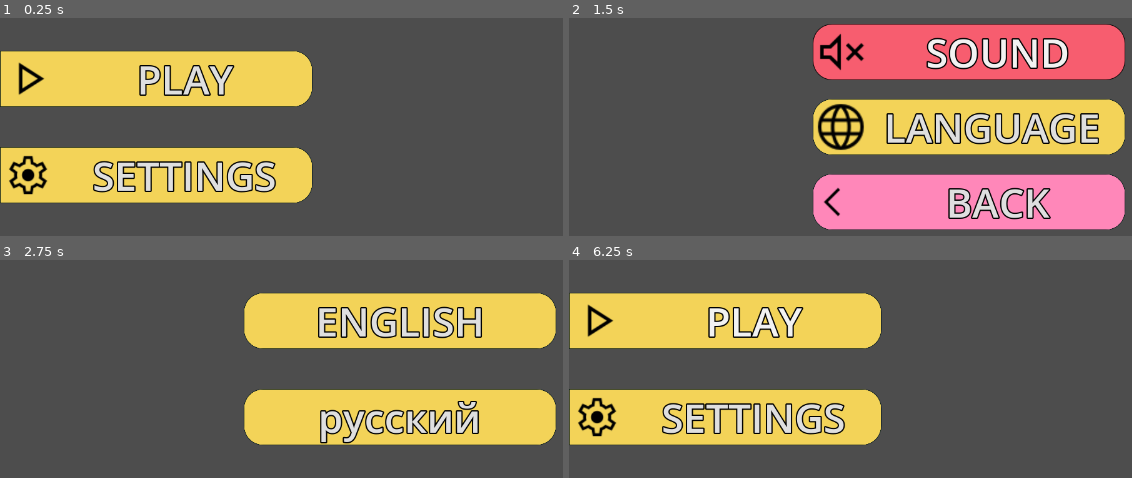
Above: before the commit, frames 1-4 (two rows, left to right).
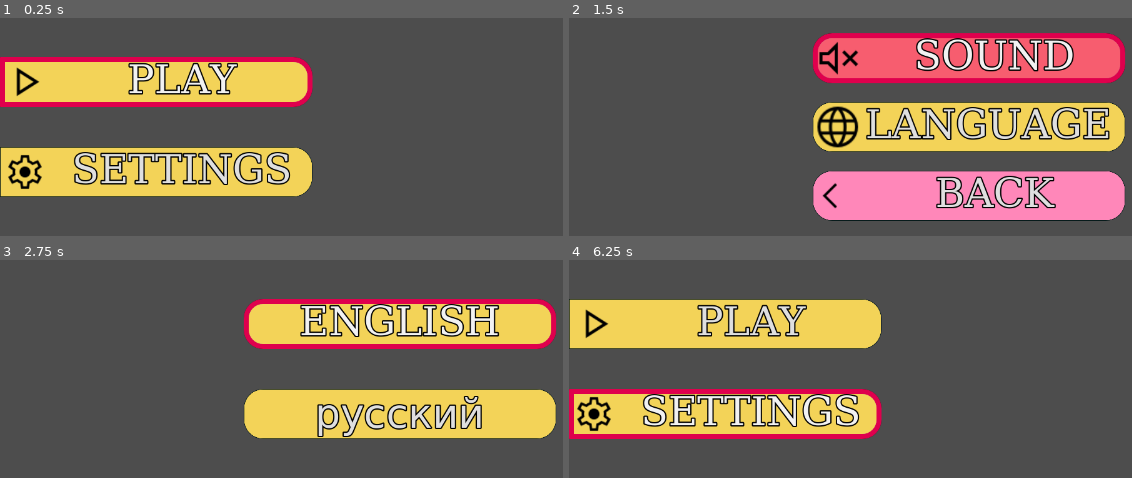
Above: after the commit, the same moments.

Repository: shahriarlabib000/simple_godot4_ui
Game: Godot game, scene res://UI/ui.tscn
The game is run twice, just before and just after one commit, with the same random seed, the same clock (stepped at 60 frames per second) and the same inputs.
Inputs:
- Up to frame 1 (0.25 s): no input
- Up to frame 2 (1.5 s): click "SETTINGS" at 0.5 s; click "SOUND" at 1.25 s
- Up to frame 3 (2.75 s): click "LANGUAGE" at 2 s
- Up to frame 4 (6.25 s): click "ENGLISH" at 2.75 s; click "BACK" at 3.5 s; click "PLAY" at 4.25 s; click "PLAY" at 5 s; tap Enter at 5.75 s; hold Up (ui_up) from 5.78 s (still down)

The runs differ from the first frame. In frame 1, 14% of the frame differs, in the area x 0-56%, y 15-85%; in frame 2, 23%, in the area x 43-99%, y 2-98%; in frame 3, 13%; in frame 4, 14%.

Commit message:
keyboard navigation

Diff:
--- a/UI/themes/btn_center.tres
+++ b/UI/themes/btn_center.tres
@@ -1,6 +1,19 @@
-[gd_resource type="Theme" load_steps=5 format=3 uid="uid://duygm3k1y8si4"]
+[gd_resource type="Theme" load_steps=6 format=3 uid="uid://duygm3k1y8si4"]
 
-[sub_resource type="StyleBoxEmpty" id="StyleBoxEmpty_8175r"]
+[sub_resource type="SystemFont" id="SystemFont_8175r"]
+font_names = PackedStringArray("Fantasy")
+
+[sub_resource type="StyleBoxFlat" id="StyleBoxFlat_8175r"]
+bg_color = Color(0.6, 0.6, 0.6, 0)
+border_width_left = 8
+border_width_top = 8
+border_width_right = 8
+border_width_bottom = 8
+border_color = Color(0.87559015, 0, 0.300205, 1)
+corner_radius_top_left = 30
+corner_radius_top_right = 30
+corner_radius_bottom_right = 30
+corner_radius_bottom_left = 30
 
 [sub_resource type="StyleBoxFlat" id="StyleBoxFlat_tmdbn"]
 bg_color = Color(0.9682891, 0.3635438, 0.4362196, 1)
@@ -37,7 +50,8 @@
 [resource]
 Button/constants/outline_size = 8
 Button/font_sizes/font_size = 64
-Button/styles/focus = SubResource("StyleBoxEmpty_8175r")
+Button/fonts/font = SubResource("SystemFont_8175r")
+Button/styles/focus = SubResource("StyleBoxFlat_8175r")
 Button/styles/hover = SubResource("StyleBoxFlat_tmdbn")
 Button/styles/normal = SubResource("StyleBoxFlat_wfqan")
 Button/styles/pressed = SubResource("StyleBoxFlat_d4qtx")
--- a/UI/themes/btn_left.tres
+++ b/UI/themes/btn_left.tres
@@ -1,6 +1,17 @@
-[gd_resource type="Theme" load_steps=5 format=3 uid="uid://cufj0uv2ocrn8"]
+[gd_resource type="Theme" load_steps=6 format=3 uid="uid://cufj0uv2ocrn8"]
 
-[sub_resource type="StyleBoxEmpty" id="StyleBoxEmpty_gbbud"]
+[sub_resource type="SystemFont" id="SystemFont_gbbud"]
+font_names = PackedStringArray("Fantasy")
+
+[sub_resource type="StyleBoxFlat" id="StyleBoxFlat_gbbud"]
+bg_color = Color(0.6, 0.6, 0.6, 0)
+border_width_left = 8
+border_width_top = 8
+border_width_right = 8
+border_width_bottom = 8
+border_color = Color(0.87559015, 0, 0.300205, 1)
+corner_radius_top_right = 30
+corner_radius_bottom_right = 30
 
 [sub_resource type="StyleBoxFlat" id="StyleBoxFlat_tmdbn"]
 bg_color = Color(0.9682891, 0.3635438, 0.4362196, 1)
@@ -31,7 +42,8 @@
 [resource]
 Button/constants/outline_size = 8
 Button/font_sizes/font_size = 64
-Button/styles/focus = SubResource("StyleBoxEmpty_gbbud")
+Button/fonts/font = SubResource("SystemFont_gbbud")
+Button/styles/focus = SubResource("StyleBoxFlat_gbbud")
 Button/styles/hover = SubResource("StyleBoxFlat_tmdbn")
 Button/styles/normal = SubResource("StyleBoxFlat_wfqan")
 Button/styles/pressed = SubResource("StyleBoxFlat_d4qtx")
--- a/UI/ui.gd
+++ b/UI/ui.gd
@@ -10,13 +10,35 @@
 func _ready() -> void:
 	%sound.button_pressed = sound_allowed
 	hide_all_ui()
-	$btns.show()
+	show_and_grab_child_focus(btns)
 
 	for child:Button in languageOptions.get_children():
 		child.pressed.connect(language_selected)
 
 	for node:Button in get_tree().get_nodes_in_group("ui_btn"):
-		node.pressed.connect(_play_ui_btn_sound)
+		node.pressed.connect(_ui_btn_pressed)
+
+
+func _unhandled_input(event: InputEvent) -> void:
+	if Input.is_anything_pressed():
+		var btn :Control = get_viewport().gui_get_focus_owner()
+		if btn:
+			var parent :Control = btn.get_parent()
+			var next_btn :Control = null
+			var idx :int = btn.get_index()
+			if event.is_action_pressed("ui_up"):
+				if parent.get_child_count()-1 >= idx-1:
+					next_btn = parent.get_child(idx-1)
+				else:
+					next_btn = parent.get_child(-1)
+			elif event.is_action_pressed("ui_down"):
+				if parent.get_child_count()-1 >= idx+1:
+					next_btn = parent.get_child(idx+1)
+				else:
+					next_btn = parent.get_child(0)
+			if next_btn:
+				next_btn.grab_click_focus()
+				next_btn.grab_focus()
 
 func hide_all_ui() -> void:
 	for child in get_children():
@@ -35,7 +57,6 @@
 	slide_in_ui_left(btns)
 
 func _on_settings_pressed() -> void:
-	settingsMenu.show()
 	slide_out_ui_left(btns)
 	slide_in_ui_left(settingsMenu)
 
@@ -45,7 +66,7 @@
 
 
 func slide_in_ui_left(ui:Control) -> void:
-	ui.show()
+	show_and_grab_child_focus(ui)
 	var tween:Tween = create_tween()
 	ui.position.x -= move_dist
 	tween.tween_property(ui,"position",ui.position + Vector2(move_dist,0),timespan)
@@ -68,6 +89,15 @@
 	else:
 		%sound.icon = load("res://UI/icons/mute.svg")
 
-func _play_ui_btn_sound() -> void:
+func _ui_btn_pressed() -> void:
 	if sound_allowed:
 		$btnSound.play()
+
+func show_and_grab_child_focus(node:Control) -> void:
+	node.show()
+	if DisplayServer.has_hardware_keyboard():
+		if node.get_child_count() > 0:
+			var child := node.get_child(0)
+			if child is Control:
+				child.grab_click_focus()
+				child.grab_focus()
